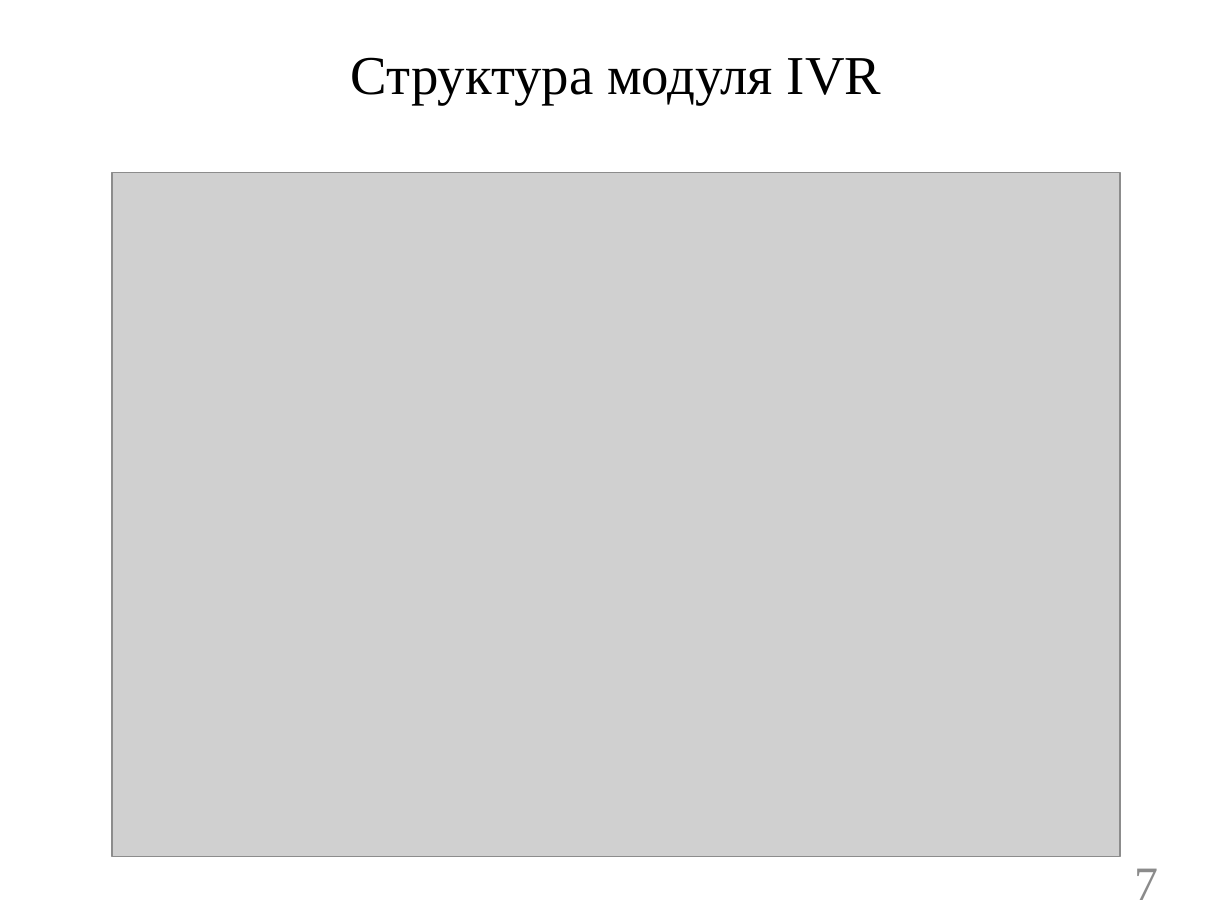
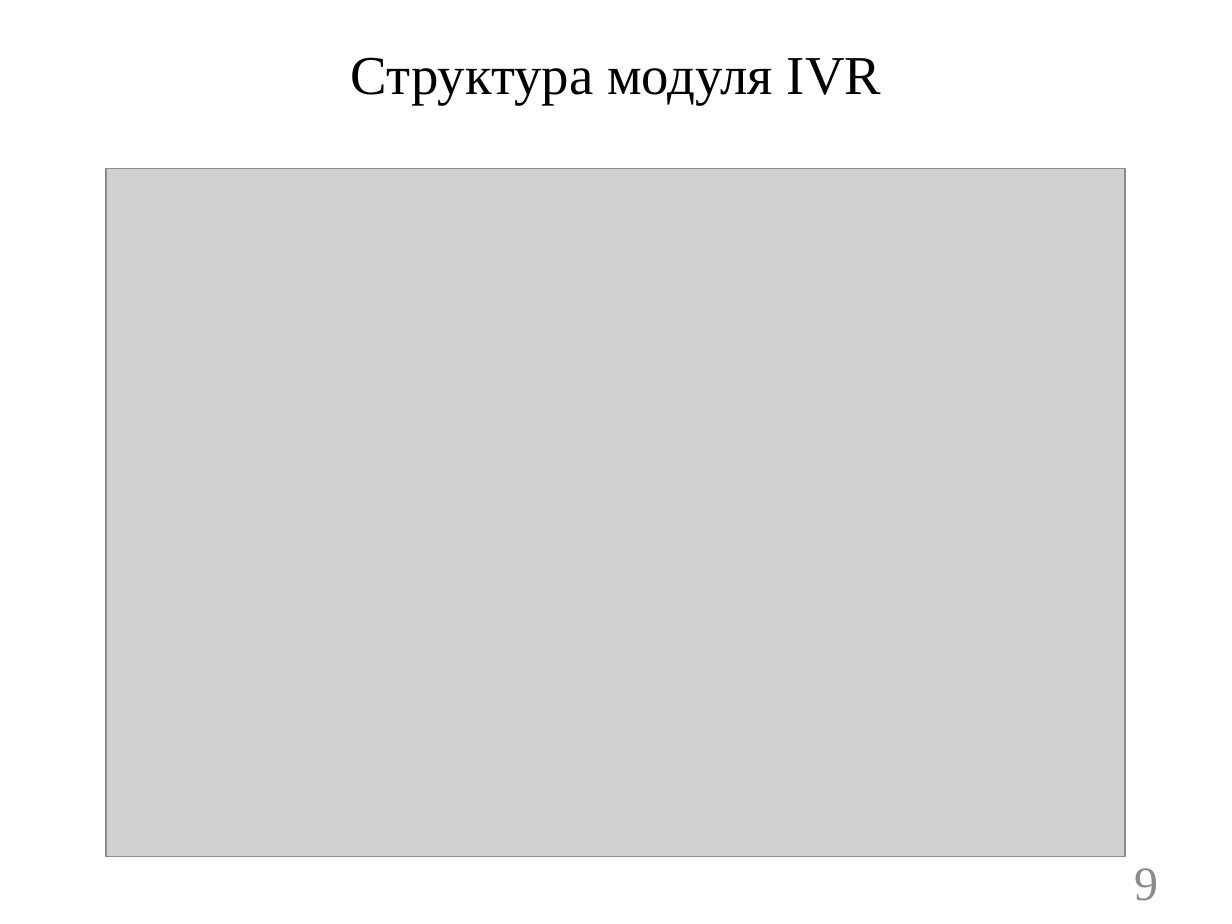
Before and after one commit to ALeschev/tunel, a slide deck: slide 9 of sibsutis/2015/dpl/DPL_pres.pptx (slide 7 before the commit). Drawn at 1232x924 pixels with LibreOffice and Linux fonts; fonts in the diff are those of the drawing; grey boxes stand for pictures; background and template pictures are left out. Boxes give left, top, right and bottom in pixels: in the first picture for what was removed or moved away, otherwise in the second. Text is boxed around its words. In the diff, an @@ line names an element or a change of style, - is before the commit and + after.

```diff
--- a/sibsutis/2015/dpl/DPL_pres.pptx
+++ b/sibsutis/2015/dpl/DPL_pres.pptx
@@ picture: place and size @@
-picture at box(112, 172, 1120, 856)
+picture at box(106, 169, 1125, 856)
@@ page number at box(1134, 868, 1158, 901): text changed @@
-7
+9
```
Also in this commit, not shown: 7 other slides changed, 5 other files.
